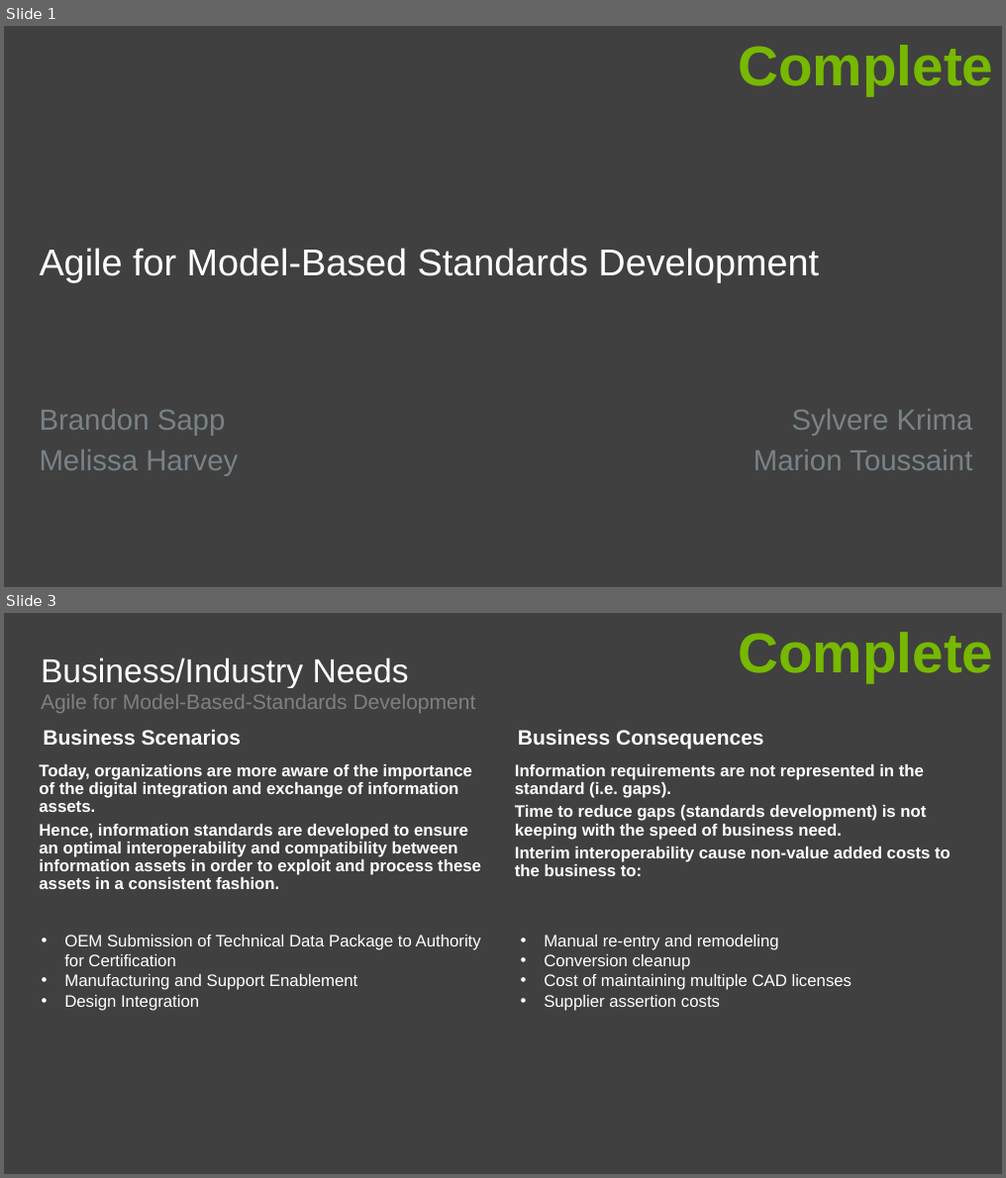
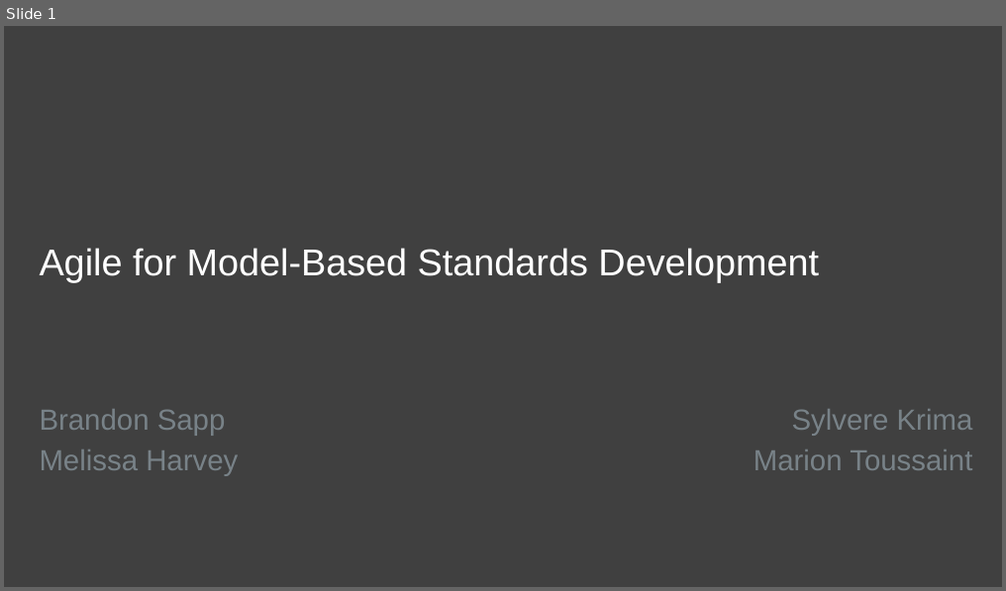
Before and after one commit to agile4mbsd/papers, a slide deck: 01 - Agile for Model-Based Standards Development/D - Presentations/PDES.Presentation.pptx. Shown one above the other, each under a label of ours: slides 1 and 3 before the commit, slide 1 after it; the slides between them are not shown. The pictures are 1006x1178 and 1006x591 pixels, drawn with LibreOffice and Linux fonts; fonts in the diff are those of the drawing; background and template pictures are left out. Boxes give left, top, right and bottom in pixels: in the first picture for what was removed or moved away, otherwise in the second. Text is boxed around its words. In the diff, an @@ line names an element or a change of style, - is before the commit and + after.

```diff
--- a/01 - Agile for Model-Based Standards Development/D - Presentations/PDES.Presentation.pptx
+++ b/01 - Agile for Model-Based Standards Development/D - Presentations/PDES.Presentation.pptx
@@ slide 3 removed at (x1=4, y1=613, x2=1002, y2=1174), background #404040 @@
@@ text removed at (x1=738, y1=632, x2=993, y2=682) @@
-Complete
@@ title removed at (x1=41, y1=658, x2=409, y2=688) @@
-Business/Industry Needs
@@ text removed at (x1=41, y1=694, x2=476, y2=713) @@
-Agile for Model-Based-Standards Development
@@ text removed at (x1=43, y1=729, x2=241, y2=745) @@
-  Business Scenarios
@@ text removed at (x1=518, y1=729, x2=764, y2=750) @@
-  Business Consequences
@@ text removed at (x1=39, y1=764, x2=481, y2=889) @@
-  Today, organizations are more aware of the importance of the digital integration and exchange of information assets.
-  Hence, information standards are developed to ensure an optimal interoperability and compatibility between information assets in order to exploit and process these assets in a consistent fashion.
@@ text removed at (x1=515, y1=764, x2=950, y2=876) @@
-  Information requirements are not represented in the standard (i.e. gaps).
-  Time to reduce gaps (standards development) is not keeping with the speed of business need.
-  Interim interoperability cause non-value added costs to the business to:
@@ text removed at (x1=64, y1=935, x2=481, y2=1011) @@
-• OEM Submission of Technical Data Package to Authority for Certification
-• Manufacturing and Support Enablement
-• Design Integration
@@ text removed at (x1=544, y1=935, x2=852, y2=1011) @@
-• Manual re-entry and remodeling
-• Conversion cleanup
-• Cost of maintaining multiple CAD licenses
-• Supplier assertion costs
@@ slide 1 changed as well @@
@@ text removed at (x1=738, y1=45, x2=993, y2=95) @@
-Complete
```
Also in this commit, not shown: 3 other slides changed, 7 slides added, 6 other slides removed.
